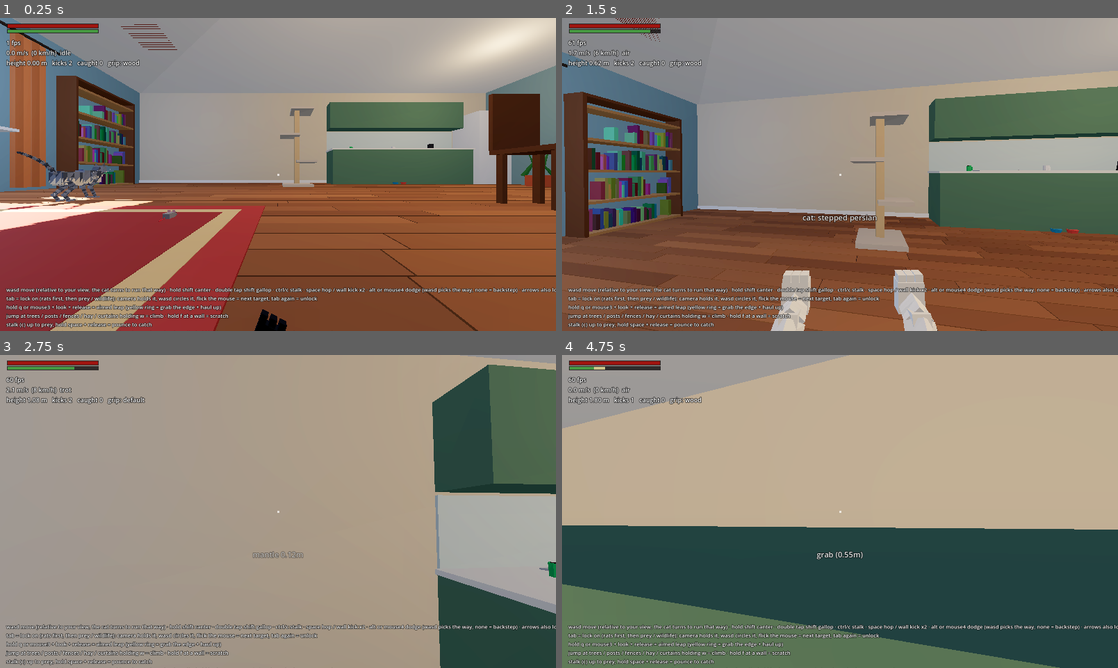
Above: before the commit, frames 1-4 (two rows, left to right).
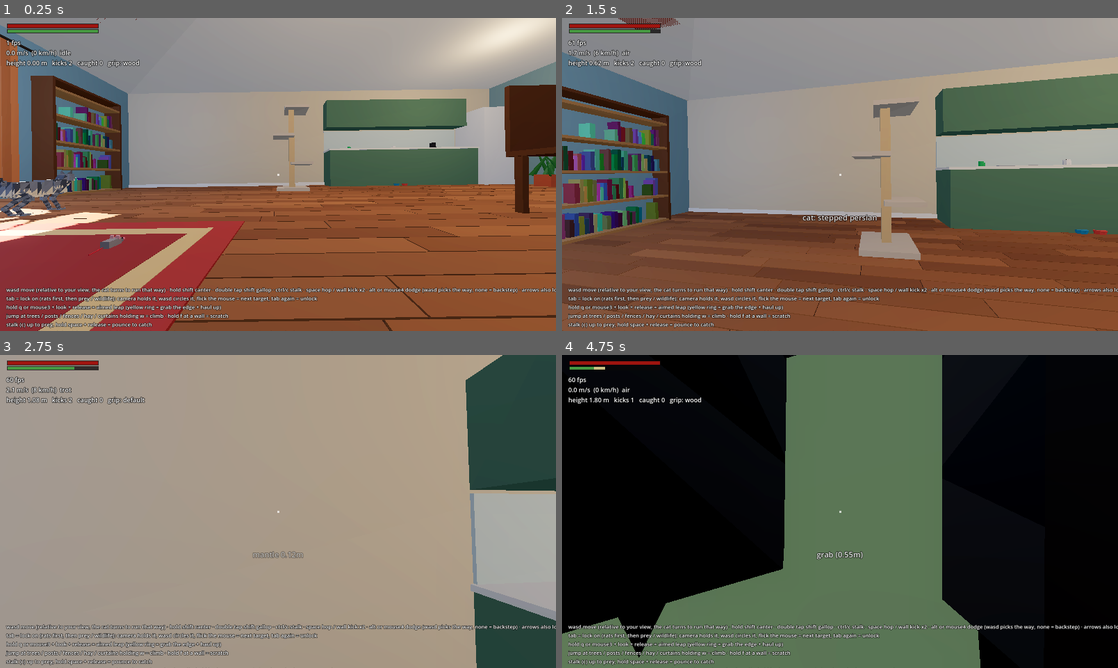
Above: after the commit, the same moments.

Repository: ArthurJClack/catgame
Game: Godot game, scene res://main.tscn
The game is run twice, just before and just after one commit, with the same random seed, the same clock (stepped at 60 frames per second) and the same inputs.
Inputs (mouse positions are in pixels of both pictures, inside the frame that each line leads up to):
- Up to frame 1 (0.25 s): no input
- Up to frame 2 (1.5 s): tap Enter at 0.5 s; move the mouse to (867, 174) at 0.52 s; hold W from 0.53 s (still down); tap 1 at 0.6 s; click (867, 174) at 0.67 s; tap Space at 0.77, 1.07 s; tap 8 at 0.8, 1.35 s; move the mouse to (812, 174) at 1.27 s; click (812, 174) at 1.42 s
- Up to frame 3 (2.75 s): keep holding W; tap Space at 1.52, 1.82 s; tap 9 at 1.55, 2.1 s; move the mouse to (289, 505) at 2.02 s; click (289, 505) at 2.17 s; tap 1 at 2.3 s
- Up to frame 4 (4.75 s): keep holding W; move the mouse to (834, 517) at 2.77 s; tap 1 at 2.85, 4.55 s; click (834, 517) at 2.92 s; tap Space at 3.02, 3.32, 3.77, 4.07, 4.52 s; tap 8 at 3.05, 3.6 s; move the mouse to (878, 514) at 3.52 s; click (878, 514) at 3.67 s; tap 9 at 3.8, 4.35 s; move the mouse to (795, 508) at 4.27 s; click (795, 508) at 4.42 s

The runs differ from the first frame. In frame 1, 26% of the frame differs, in the area x 0-100%, y 0-100%; in frame 2, 18%; in frame 3, 11%; in frame 4, 89%.

Commit message:
first person: real camera on the cat's head bone, see the actual body
- camera pivot rides CatRig.head_cam_world() every rendered frame (after the rig
  animates), swept from the body so it never pokes into walls; mouse look stays direct,
  only half the head's roll comes through
- head, neck + bib are shadow only in first person, the rest of the body is drawn,
  the floating paw viewmodel is off (player.head_cam = false brings it back)
- rig.head_tuck: looking down curls the neck so the cat watches its own paws
- paw reach still measured from the body eye; crosshair rays (leap aim, pounce
  magnet) and lock-on steering start at the camera
- fplab: head cam checks (camera on the bone, real paws in view looking down,
  head hidden / body shown), --legacy for the old viewmodel, --sweep for the clip

Co-Authored-By: Claude Opus 5.5 <noreply@anthropic.com>
Claude-Session: https://claude.ai/code/session_01UDbNaJuhzJtbhrJco2dx7F

Diff:
--- a/scripts/cat_combat.gd
+++ b/scripts/cat_combat.gd
@@ -408,7 +408,7 @@
 		kind = "lock"
 	if tgt == Vector3.INF:
 		var best := MAGNET_R + 0.12 * Vector2(tr.point.x - feet.x, tr.point.z - feet.z).length()
-		var eye: Vector3 = p._eye_pos()
+		var eye: Vector3 = p._aim_pos()
 		for n in p.get_tree().get_nodes_in_group("prey"):
 			if not n is Node3D or n == p.carried or (n.has_method("alive") and not n.alive()):
 				continue
--- a/scripts/cat_lock_on.gd
+++ b/scripts/cat_lock_on.gd
@@ -177,6 +177,8 @@
 	var p = player
 	var k := 1.0 - exp(-TURN_K * dt)
 	var piv: Vector3 = p.global_position + Vector3.UP * 0.25
+	if p.view_mode == 0 and p.cam:
+		piv = p.cam.global_position   # first person: aim from the camera (it rides the head)
 	var to := point() - piv
 	var flat := Vector2(to.x, to.z).length()
 	if flat < 0.05:
--- a/scripts/cat_player.gd
+++ b/scripts/cat_player.gd
@@ -211,6 +211,13 @@
 var _rig_base := Transform3D.IDENTITY
 var _interp_ok := false
 var paw_anchor: Node3D
+## first person = a real camera in the cat's head: it rides the rig's head bone (gait, crouch,
+## rearing, climbing, pounces all move it) and you see the cat's actual chest, shoulders and
+## forelegs below you. false = the old floating viewmodel paws (paw_view.gd)
+var head_cam := true
+var head_roll := 0.0           # roll picked up from the head bone this frame (rad)
+var head_cam_blocked := false  # the head is pushed into something: the camera is held short of it
+var _head_follow: Node
 # hunting
 var carried: Node3D = null      # prey held in the mouth
 var catches := 0
@@ -312,6 +319,11 @@
 	cam_pivot.add_child(paw_anchor)
 	paw_anchor.add_child(paws)
 	cam.current = true
+	# runs after the rig has posed this frame, so the camera is where the head really is
+	_head_follow = HeadFollow.new()
+	_head_follow.player = self
+	add_child(_head_follow)
+	_apply_rig_view()
 	_build_aim_marker()
 
 
@@ -967,6 +979,9 @@
 	rig.crouch = maxf(crouch_amt * (1.0 - charge), dash.gather * 0.85)
 	rig.charge = charge
 	rig.look_pitch = pitch * 0.6 * (1.0 - w_face)
+	# head camera: looking down past ~15 deg the cat curls its neck to look at its own paws
+	var tuck := smoothstep(-0.25, -1.25, pitch) if (head_cam and view_mode == 0) else 0.0
+	rig.head_tuck = LowPoly.damp(rig.head_tuck, tuck, 8.0, dt)
 	# the head turns a little toward where you're looking
 	var lyaw := clampf(wrapf(orb_yaw - yaw, -PI, PI), -1.2, 1.2) * 0.7 * (1.0 - w_face)
 	rig.look_yaw = LowPoly.damp(rig.look_yaw, lyaw, 10.0, dt)
@@ -1043,7 +1058,10 @@
 	if p.distance_to(global_position) > 0.6:
 		p = global_position   # teleport / respawn: don't smear
 	var off := global_transform.basis.inverse() * (p - global_position)
-	cam_pivot.position = eye_local + off
+	if not _head_cam_on():
+		cam_pivot.position = eye_local + off
+	# (head cam: the pivot keeps last frame's head spot until _place_head_cam moves it, so the
+	# lock aims from where the camera really is)
 	lock.frame_steer(_dt)
 	# mouse look lands every frame, not every physics tick
 	cam_pivot.rotation = Vector3(orb_pitch if view_mode == 2 else pitch, wrapf(orb_yaw - rotation.y, -PI, PI), 0)
@@ -1158,6 +1176,7 @@
 	paws.socks = rig.socks
 	paws.sock_col = rig.belly
 	paws.visible = op.visible
+	_apply_rig_view()
 	paws.rig = rig
 	op.get_parent().add_child(paws)
 	op.queue_free()
@@ -1192,11 +1211,20 @@
 	return dash.iframes > 0.0
 
 
-## eye for paw reach / aiming: the cat's head, even when the camera is behind it
+## where paw reach is measured from: the body's eye point (above the shoulders), even when
+## the camera is behind it or out in the head (the head bob / neck curl doesn't change reach)
 func _eye_pos() -> Vector3:
 	if view_mode == 0:
+		return global_transform * eye_local
+	return global_transform * Vector3(0, EYE_STAND, 0)
+
+
+## where crosshair rays start: the camera itself in first person (it rides the head, so a ray
+## from the body would land off the crosshair when looking down), the body's eye otherwise
+func _aim_pos() -> Vector3:
+	if view_mode == 0:
 		return cam.global_position
-	return global_transform * Vector3(0, EYE_STAND, 0)
+	return _eye_pos()
 
 
 func _look_dir() -> Vector3:
@@ -1212,12 +1240,55 @@
 	_event(["first person", "third person", "orbit cam (scroll = zoom)"][m])
 
 
-## first person: the body only casts a shadow, the paws you see are the viewmodel
-## (which tracks the real planted paws and sits in body space, see paw_anchor)
+## first person with head_cam: the whole body is drawn except the head + neck (the camera is
+## inside them), no viewmodel. old style (head_cam off): the body only casts a shadow and the
+## paws you see are the viewmodel (tracks the real planted paws, sits in body space, see paw_anchor)
 func _apply_rig_view() -> void:
-	rig.set_shadow_only(not third_person)
+	var real := third_person or head_cam
+	rig.set_shadow_only(not real)
+	rig.set_head_hidden(not third_person and head_cam)
 	if paws:
-		paws.visible = not third_person
+		paws.visible = not real
+
+
+func set_head_cam(v: bool) -> void:
+	head_cam = v
+	_apply_rig_view()
+	if not v:
+		head_roll = 0.0
+		cam.rotation.z = cam_roll
+
+
+## first person head camera, once per rendered frame after the rig has animated: the pivot
+## (which carries mouse look) moves to the head bone's eye point, kept out of walls by a
+## sweep from the middle of the body. look direction stays on the mouse (no lag), only a bit
+## of the head's roll comes through so turns and side hops feel like they're on a body
+func _head_cam_on() -> bool:
+	return view_mode == 0 and not third_person and head_cam and rig != null and rig.head != null and _interp_ok
+
+
+func _place_head_cam(dt: float) -> void:
+	if not _head_cam_on():
+		return
+	var to: Vector3 = rig.head_cam_world()
+	var from := rig.global_transform * Vector3(0, minf(capsule.height * 0.5, 0.12), 0)
+	var f := _sweep(from, to, 0.03)
+	head_cam_blocked = f < 1.0
+	if head_cam_blocked:
+		to = from.lerp(to, f)   # head in a wall / under a shelf: the eye stays on this side of it
+	cam_pivot.global_position = to
+	var hx: Vector3 = rig.head.global_transform.basis.x.normalized()
+	var r := clampf(asin(clampf(hx.y, -1.0, 1.0)), -0.12, 0.12)   # head's right side up = +roll
+	head_roll = LowPoly.damp(head_roll, r * 0.5, 12.0, dt)
+	cam.rotation.z = cam_roll + head_roll
+
+
+class HeadFollow extends Node:
+	var player: Node
+	func _ready() -> void:
+		process_priority = 20   # after the rig (0) and the paw copies (10)
+	func _process(dt: float) -> void:
+		player._place_head_cam(dt)
 
 
 func set_third_person(v: bool) -> void:
@@ -1718,7 +1789,7 @@
 func _update_aim() -> void:
 	aim_valid = false
 	_aim_ok_age += get_physics_process_delta_time()
-	var from := _eye_pos()
+	var from := _aim_pos()
 	var dir := _look_dir()
 	var hit := _ray(from, from + dir * (LEAP_RANGE + 1.2))
 	if hit.is_empty():
--- a/scripts/cat_rig.gd
+++ b/scripts/cat_rig.gd
@@ -28,6 +28,9 @@
 var scramble := 0.0 # 0..1 front paws clawing up a wall
 var look_yaw := 0.0
 var look_pitch := 0.0
+## 0..1 looking down at its own paws: the neck curls, the chin pulls back toward the chest
+## and the head drops over the forelegs (the first person head camera rides along)
+var head_tuck := 0.0
 # behaviours + parkour (all 0..1 blends set by the owner)
 var rear := 0.0          # up on the hind legs (scratching, peeking)
 var kick_paws := [Vector3.ZERO, Vector3.ZERO] # wall kick: where the hind paws press on the wall (world)
@@ -508,6 +511,7 @@
 	var sx: Array = _part_src()
 	var mesh := LowPoly.painted(sx[0], painter, key, 0.035, sx[1])
 	var mi := LowPoly.part(parent, mesh, Color.WHITE, pos, scl, rot)
+	mi.set_meta("tag", tag)
 	_style_mat(mi)
 	if S_.fur == "shells" and tag != "shoulder" and tag != "hip" and tag != "bib":
 		# two chunky cutout layers = clumpy stepped fluff
@@ -669,12 +673,44 @@
 func set_shadow_only(v: bool) -> void:
 	for c in find_children("*", "MeshInstance3D", true, false):
 		(c as MeshInstance3D).cast_shadow = GeometryInstance3D.SHADOW_CASTING_SETTING_SHADOWS_ONLY if v else GeometryInstance3D.SHADOW_CASTING_SETTING_ON
+	if not v and _head_hidden:
+		set_head_hidden(true)
+
+
+var _head_hidden := false
+var _head_kids := 0
+
+## head camera: the camera sits in the skull, so the head, neck + bib only cast their shadow and
+## everything else (chest, shoulders, forelegs, the rest of the body) is drawn as normal
+func set_head_hidden(v: bool) -> void:
+	_head_hidden = v
+	_head_kids = head.get_child_count()
+	for c in head_parts():
+		c.cast_shadow = GeometryInstance3D.SHADOW_CASTING_SETTING_SHADOWS_ONLY if v else GeometryInstance3D.SHADOW_CASTING_SETTING_ON
+
+
+## head, neck and the bib under the chin: what a camera in the skull hides
+func head_parts() -> Array[MeshInstance3D]:
+	var out: Array[MeshInstance3D] = []
+	for c in neck.find_children("*", "MeshInstance3D", true, false):
+		out.append(c)
+	for c in chest.find_children("*", "MeshInstance3D", true, false):
+		if c.get_meta("tag", "") == "bib" or (c.get_parent() is MeshInstance3D and c.get_parent().get_meta("tag", "") == "bib"):
+			out.append(c)
+	return out
+
+
+## where a camera mounted in the head goes (world): between the eyes, a touch inside the skull
+func head_cam_world() -> Vector3:
+	return head.to_global(Vector3(0, 0.006, -0.03))
 
 
 func _process(dt: float) -> void:
 	if not _built or dt <= 0.0:
 		return
 	animate(minf(dt, 0.05))
+	if _head_hidden and head.get_child_count() != _head_kids:
+		set_head_hidden(true)   # something was hung on the head later (soma's mouth): hide it too
 
 
 ## one quick swat with a fore paw (0 = left, 1 = right) at a world space point within reach:
@@ -1080,7 +1116,9 @@
 	var lk_pitch := look_pitch + _glance.y
 	if not _head_f_init:
 		_neck_rest = neck.position
-	neck.position = _neck_rest
+	var tk := smoothstep(0.0, 1.0, head_tuck) * (1.0 - _air_w) * (1.0 - climb) * (1.0 - clamber)
+	var tuck_off := Vector3(0, -0.04, 0.04) * tk
+	neck.position = _neck_rest + tuck_off
 	neck.rotation.x = -body_pitch * 0.55 + lk_pitch * 0.35 - crouch * 0.34 - wg * 0.25 + stretch * 0.3 - pin * 0.35 + scratch * 0.15 - g_lick * 0.42 - g_wipe * 0.15 - loaf * 0.15 + climb * 0.1
 	head.rotation.x = -body_pitch * 0.45 + lk_pitch * 0.65 + crouch * 0.2 + wg * 0.12 + stretch * 0.25 - g_lick * 0.38 + lick_bob - g_wipe * 0.2
 	neck.rotation.y = -body_yaw * 0.5 + lk_yaw * 0.4 + turn_lead + g_lick * 0.25
@@ -1107,7 +1145,7 @@
 	var h2 := rinv * head.global_position
 	var hr := cbq.inverse() * (_head_f - h2)
 	hr = Vector3(clampf(hr.x, -0.012, 0.012), clampf(hr.y, -0.016, 0.016), 0.0)
-	neck.position = _neck_rest + hr
+	neck.position = _neck_rest + tuck_off + hr
 	var head_y := h2.y + (cbq * hr).y
 	_head_slow = LowPoly.damp(_head_slow, head_y, 1.2, dt)
 	head_bob = clampf(head_y - _head_slow, -0.02, 0.02) * hold
--- a/scripts/fp_lab.gd
+++ b/scripts/fp_lab.gd
@@ -1,14 +1,20 @@
 extends Node3D
-## first person paws lab: the real CatPlayer on a flat test floor, rendered three ways at once
-##   left  = the old standalone viewmodel (its own fake animation)
-##   right = the new viewmodel (copies of the rig's real forelegs)
+## first person lab: the real CatPlayer on a flat test floor, rendered three ways at once
+##   left  = the old viewmodel (copies of the rig's forelegs shifted into view, paw_view.gd)
+##   right = the head camera (first person now: the camera rides the head bone and you see
+##           the cat's real body below you, head + neck hidden)
 ##   inset = the full body cat from outside, so you can check they match
 ## run:  godot --path . res://fplab.tscn -- [--fptest] [--slow 0.5] [--style block]
 ##   --fptest no video, just measures and prints FPLAB lines + FPLAB PASS/FAIL
+##   --legacy  run the game with the old viewmodel (player.head_cam = false), checks those paws instead
+##   --sweep   the look glides from straight ahead down to the paws and back per section
+## the honest before/after clip is two renders: `--sweep --legacy` (left half) and `--sweep`
+## (right half) hstacked, since the left panel only matches the old game with head_cam off
 
 const VM_OLD := 1 << 1   # render layer 2
 const VM_NEW := 1 << 2   # render layer 3
 const BODY := 1 << 3     # render layer 4
+const HEAD := 1 << 4     # render layer 5: head + neck, only the outside view draws them
 
 var player: CatPlayer
 var old_vm: PawView
@@ -17,6 +23,11 @@
 var caption: Label
 var test := false
 var slow := 1.0
+var look_pitch := -0.15   # --pitch: where the bot looks (rad, down is negative)
+var legacy := false
+var sweep := false        # --sweep: the look glides per section (forward, then down at the paws)
+const SWEEP := {"standing": -1.4, "walk": -1.3, "trot": -1.0, "gallop": -0.6, "stop": -1.4, "swats": -0.75, "crouch + pounce": -0.9, "dodges": -0.7, "wall kick": -0.3}
+var _pitch_now := -0.15
 var bot := {}
 var wall_x := 0.0
 var errors: Array[String] = []
@@ -29,15 +40,22 @@
 	var si := args.find("--slow")
 	if si >= 0:
 		slow = float(args[si + 1])
+	sweep = "--sweep" in args
+	legacy = "--legacy" in args
+	var pi_ := args.find("--pitch")
+	if pi_ >= 0:
+		look_pitch = float(args[pi_ + 1])
 	_env()
 	player = CatPlayer.new()
 	player.position = Vector3(0, 0.02, 0)
 	player.yaw = 0.0
-	player.bot = {"move": Vector2.ZERO, "yaw": 0.0, "pitch": -0.15}
+	player.bot = {"move": Vector2.ZERO, "yaw": 0.0, "pitch": look_pitch}
 	player.log_events = test
 	add_child(player)
 	var vs := args.find("--style")
 	player.set_style(args[vs + 1] if vs >= 0 else "block")
+	if legacy:
+		player.set_head_cam(false)
 	await get_tree().process_frame
 	_setup_views()
 	_run()
@@ -129,7 +147,8 @@
 
 
 func _setup_views() -> void:
-	# old viewmodel: a plain PawView (no rig) on the same anchor, fed the same inputs
+	# the "before" viewmodel is the rig mirror (player.paws, hidden by the head cam: show it on
+	# its own layer). old_vm is the even older procedural one, kept fed for the fptest only
 	old_vm = PawView.new()
 	old_vm.fur = player.rig.fur
 	old_vm.fur_dark = player.rig.fur_dark
@@ -141,9 +160,29 @@
 	await get_tree().process_frame
 	_layer(old_vm, VM_OLD)
 	_layer(player.paws, VM_NEW)
-	# the body: visible (not shadow only) but on its own layer
+	# what the game itself does in first person: head + neck shadow only, the rest of the body
+	# drawn, no floating viewmodel
+	var SO := GeometryInstance3D.SHADOW_CASTING_SETTING_SHADOWS_ONLY
+	if legacy:
+		if not player.paws.visible:
+			errors.append("legacy first person: viewmodel paws hidden")
+	elif player.paws.visible:
+		errors.append("first person: the old viewmodel paws are still showing")
+	for c in ([] if legacy else player.rig.head_parts()):
+		if c.cast_shadow != SO:
+			errors.append("first person: head part %s is drawn (camera is inside it) cs=%d" % [player.rig.get_path_to(c), c.cast_shadow])
+			break
+	for c in player.rig.chest.get_children():
+		if not legacy and c is MeshInstance3D and c.get_meta("tag", "") == "chest" and c.cast_shadow == SO:
+			errors.append("first person: the body is hidden")
+	player.paws.visible = true
+	# the body: visible (not shadow only) but on its own layer, the head + neck on another so
+	# the head camera view leaves them out like the game does and the outside view has them
+	player.rig.set_head_hidden(false)
 	player.rig.set_shadow_only(false)
 	_layer(player.rig, BODY)
+	for c in player.rig.head_parts():
+		c.layers = HEAD
 	player.cam.current = false
 	if test:
 		return
@@ -164,12 +203,12 @@
 		var c := Camera3D.new()
 		c.near = 0.01
 		c.fov = player.cam.fov
-		c.cull_mask = 1 | (VM_OLD if i == 0 else VM_NEW)
+		c.cull_mask = 1 | (VM_NEW if i == 0 else BODY)
 		sv.add_child(c)
 		c.current = true
 		cams.append(c)
 		var lab := Label.new()
-		lab.text = ["before: separate fake paw animation", "after: the body's real forelegs"][i]
+		lab.text = ["before: floating paw copies", "after: camera in the head"][i]
 		lab.position = Vector2(i * W + 20, 14)
 		lab.add_theme_font_size_override("font_size", 30)
 		lab.add_theme_color_override("font_outline_color", Color(0, 0, 0, 0.9))
@@ -188,7 +227,7 @@
 	side_cam = Camera3D.new()
 	side_cam.fov = 40
 	side_cam.near = 0.02
-	side_cam.cull_mask = 1 | BODY
+	side_cam.cull_mask = 1 | BODY | HEAD
 	sv2.add_child(side_cam)
 	side_cam.current = true
 	var lab2 := Label.new()
@@ -235,6 +274,12 @@
 
 
 func _frame() -> float:
+	if sweep:
+		var want: float = SWEEP.get(_section, look_pitch)
+		if _section == "standing" and _t < 1.0:
+			want = -0.15   # start looking ahead: nothing of the body in view, like a real cat
+		_pitch_now = move_toward(_pitch_now, want, get_physics_process_delta_time() * 1.6)
+		bot.pitch = _pitch_now
 	player.bot = bot.duplicate()
 	await get_tree().physics_frame
 	var dt := get_physics_process_delta_time()
@@ -255,10 +300,25 @@
 	if not pv._mirror_on() or pv._mir.is_empty():
 		errors.append("%s: mirror not running" % _section)
 		return
-	var st: Dictionary = _stats.get(_section, {"n": 0, "on": 0, "raise": 0.0, "bad": 0})
+	var st: Dictionary = _stats.get(_section, {"n": 0, "on": 0, "raise": 0.0, "bad": 0, "real_on": 0, "cam_err": 0.0})
 	st.n += 1
 	var cam := player.cam
 	var vp := get_viewport().get_visible_rect().size
+	# head camera: sits on the head bone, and the body's real forepaws are what you see
+	var ce := cam.global_position.distance_to(player.rig.head_cam_world())
+	if ce > 0.01 and OS.get_cmdline_user_args().has("--verbose"):
+		print("FPLAB cam off %.3f at %s head %s body %s" % [ce, cam.global_position, player.rig.head_cam_world(), player.global_position])
+	if not player.head_cam_blocked:
+		st.cam_err = maxf(st.cam_err, ce)
+	var real_on := false
+	for i in 2:
+		var rp: Vector3 = (player.rig.legs[i].paw as Node3D).global_position
+		if not cam.is_position_behind(rp):
+			var rs := cam.unproject_position(rp)
+			if rs.x >= 0 and rs.y >= 0 and rs.x <= vp.x and rs.y <= vp.y:
+				real_on = true
+	if real_on:
+		st.real_on += 1
 	var any_on := false
 	var legs: Array = player.rig.legs
 	for i in 2:
@@ -315,7 +375,7 @@
 	player.orb_yaw = yaw
 	player._phys_prev = pos
 	player._phys_curr = pos
-	bot = {"move": Vector2.ZERO, "yaw": yaw, "pitch": -0.15}
+	bot = {"move": Vector2.ZERO, "yaw": yaw, "pitch": look_pitch}
 
 
 func _speed(ts: float) -> void:
@@ -326,7 +386,12 @@
 	_speed(1.0)
 	_place(Vector3(0, 0.02, 0), 0.0)
 	_say("standing")
-	await _hold(1.4)
+	await _hold(2.8 if sweep else 1.4)
+	if not sweep:
+		_say("look down at the paws")
+		bot.pitch = -1.4
+		await _hold(1.2)
+		bot.pitch = look_pitch
 	_say("walk")
 	bot.move = Vector2(0, 0.3)
 	await _hold(2.4)
@@ -401,14 +466,20 @@
 	for k in _stats:
 		var st: Dictionary = _stats[k]
 		var on := float(st.on) / maxf(st.n, 1)
-		print("FPLAB %s: paws on screen %d%%, max raise %.2f, pose mismatches %d" % [k, int(on * 100.0), st.raise, st.bad])
+		var ron := float(st.real_on) / maxf(st.n, 1)
+		print("FPLAB %s: paws on screen %d%%, max raise %.2f, pose mismatches %d | head cam: real paws on screen %d%%, off the head bone %.3f m" % [k, int(on * 100.0), st.raise, st.bad, int(ron * 100.0), st.cam_err])
+		# the camera rides the head (except when the head is in a wall: then it's held out of it)
+		if not legacy and st.cam_err > 0.01:
+			errors.append("%s: head camera is %.3f m off the head bone" % [k, st.cam_err])
+		if not legacy and k == "look down at the paws" and ron < 0.9:
+			errors.append("look down: the body's real forepaws aren't in view (%d%%)" % int(ron * 100.0))
 		if st.bad > 0:
 			errors.append("%s: copied legs don't match the rig" % k)
 		# a gallop really does throw both forepaws back under the chest for part of each stride
 		var need := 0.75 if k == "gallop" else 0.9
-		if k in ["standing", "walk", "trot", "gallop", "swats"] and on < need:
+		if legacy and k in ["standing", "walk", "trot", "gallop", "swats"] and on < need:
 			errors.append("%s: paws off screen too often (%d%%)" % [k, int(on * 100.0)])
-	if not _stats.get("swats", {}).is_empty() and _stats.swats.raise < 0.4:
+	if legacy and not _stats.get("swats", {}).is_empty() and _stats.swats.raise < 0.4:
 		errors.append("swats: the swatting paw never registered as raised")
 	if errors.is_empty():
 		print("FPLAB PASS")
